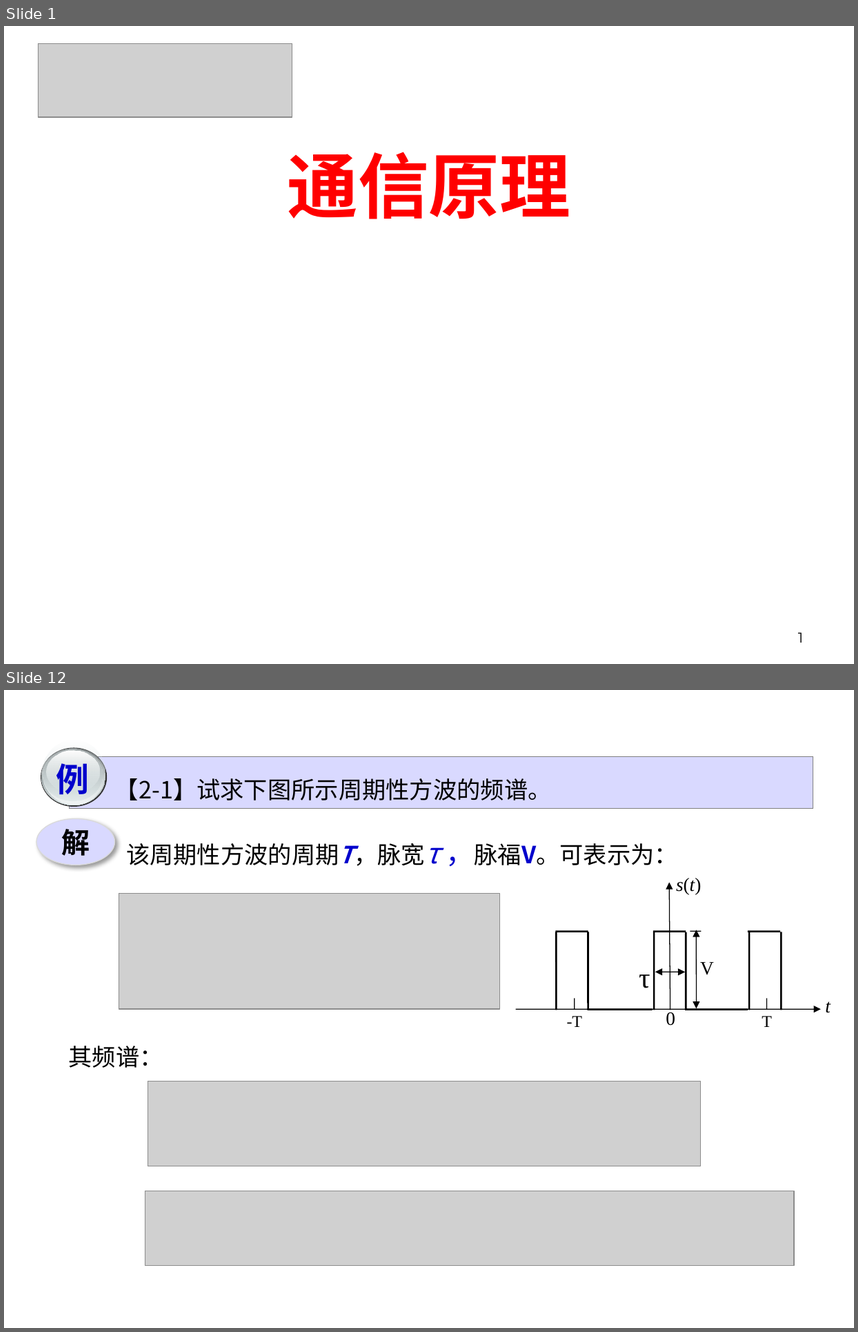
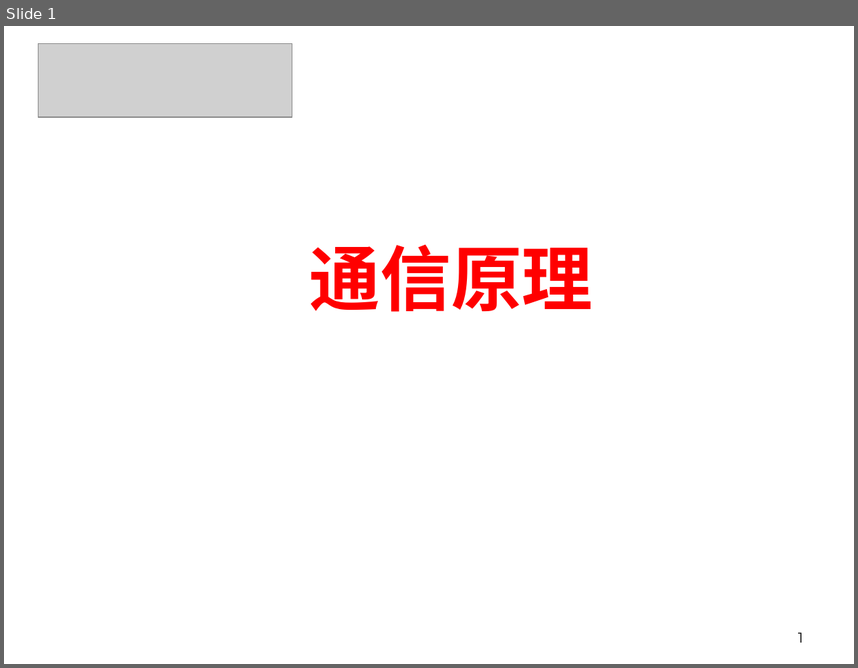
Before and after one commit to Happyday159/course-materials, a slide deck: files/lecture1b.pptx. Shown one above the other, each under a label of ours: slides 1 and 12 before the commit, slide 1 after it; the slides between them are not shown. The pictures are 858x1332 and 858x668 pixels, drawn with LibreOffice and Linux fonts; fonts in the diff are those of the drawing; grey boxes stand for pictures; background and template pictures are left out. Boxes give left, top, right and bottom in pixels: in the first picture for what was removed or moved away, otherwise in the second. Text is boxed around its words. In the diff, an @@ line names an element or a change of style, - is before the commit and + after.

```diff
--- a/files/lecture1b.pptx
+++ b/files/lecture1b.pptx
@@ slide 12 removed at <box>4,690,854,1328</box>, background #FFFFFF @@
@@ group removed at <box>41,740,107,807</box>: 5 ellipses, 1 text @@
-例
@@ rectangle removed at <box>70,756,813,808</box> @@
-【2-1】试求下图所示周期性方波的频谱。
@@ ellipse removed at <box>36,818,114,865</box> @@
-解
@@ text removed at <box>126,843,678,866</box> @@
-该周期性方波的周期T，脉宽τ ，脉福V。可表示为：
@@ picture removed at <box>119,893,499,1009</box> @@
@@ group removed at <box>516,878,831,1027</box>: 14 lines, 7 texts, 2 arrows, 2 double arrows @@
-0
-T
--T
-t
-τ
-V
-s(t)
@@ text removed at <box>69,1045,163,1067</box> @@
-其频谱：
@@ picture removed at <box>148,1081,700,1166</box> @@
@@ picture removed at <box>145,1191,794,1265</box> @@
@@ slide 1 changed as well @@
@@ text "通信原理": place and size @@
-text "通信原理" at <box>288,152,571,219</box>
+text "通信原理" at <box>310,244,593,312</box>
```
Also in this commit, not shown: 1 slide added, 29 other slides removed, 2 other files.
